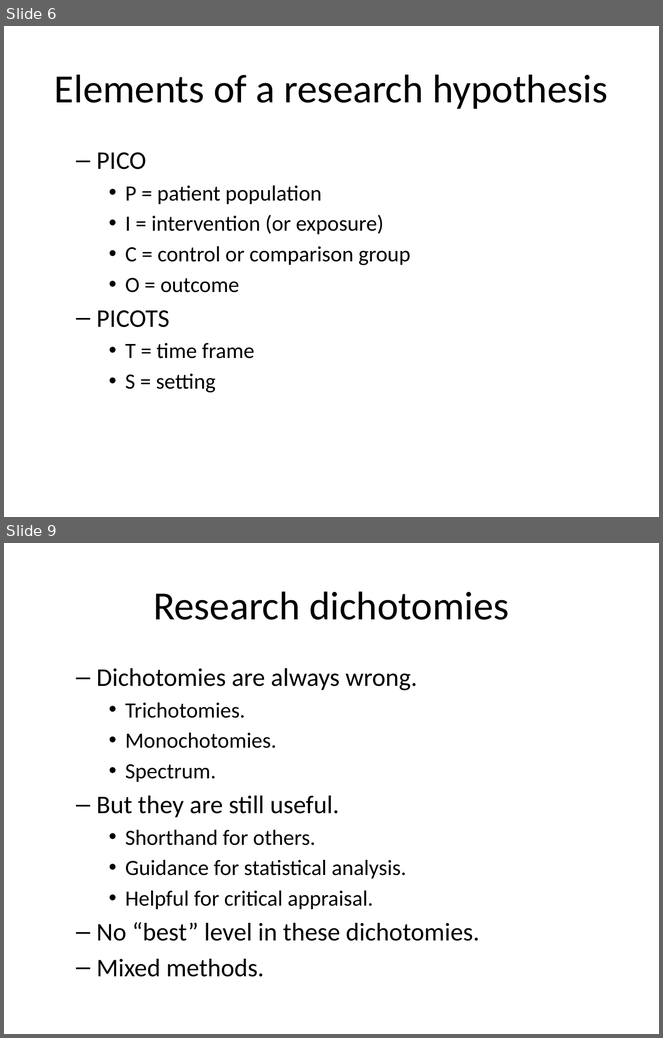
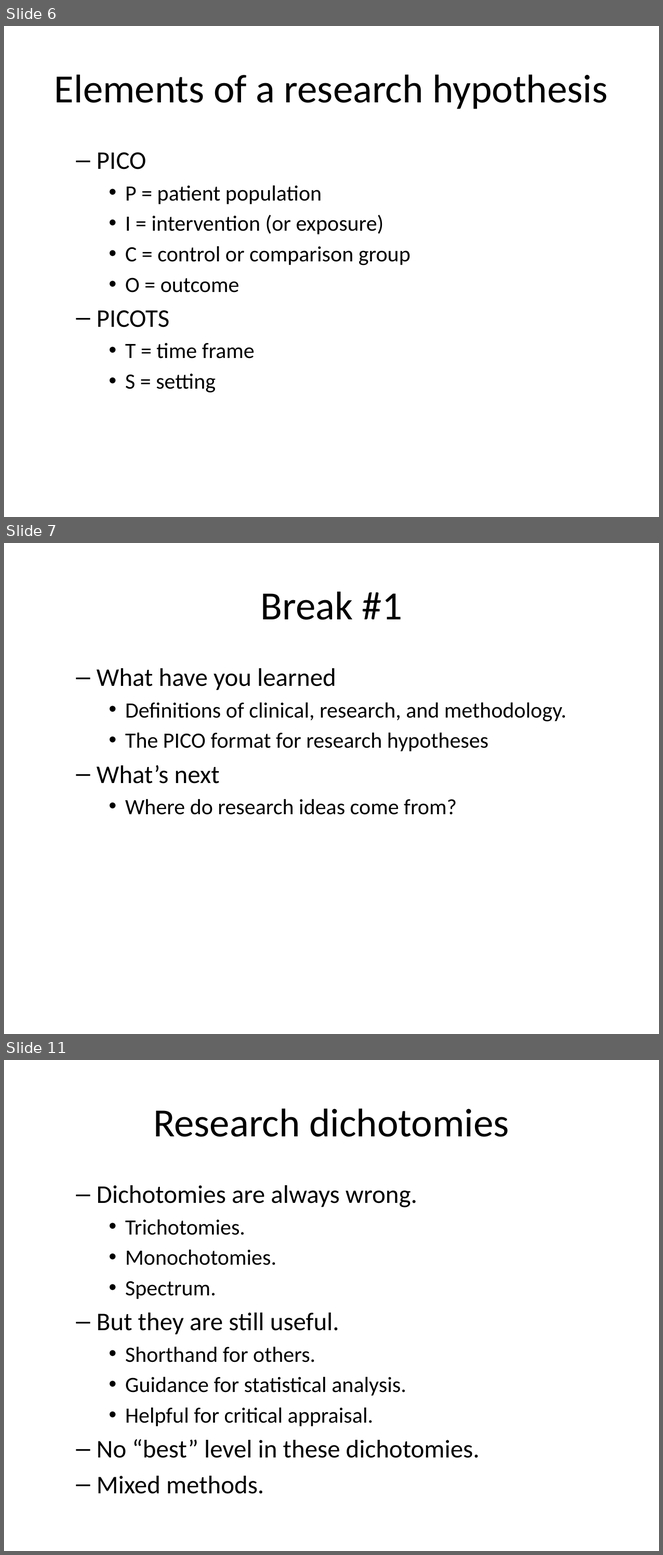
Before and after one commit to pmean/classes, a slide deck: clinical-research-methodology/results/video01-introduction.pptx. Shown one above the other, each under a label of ours: slides 6 and 9 before the commit, slides 6, 7 and 11 after it; the slides between them are not shown. The pictures are 663x1038 and 663x1555 pixels, drawn with LibreOffice and Linux fonts; fonts in the diff are those of the drawing. Boxes give left, top, right and bottom in pixels: in the first picture for what was removed or moved away, otherwise in the second. Text is boxed around its words. In the diff, an @@ line names an element or a change of style, - is before the commit and + after.

```diff
--- a/clinical-research-methodology/results/video01-introduction.pptx
+++ b/clinical-research-methodology/results/video01-introduction.pptx
@@ slide 7 added at [4, 543, 659, 1034], background #FFFFFF @@
@@ title added at [261, 591, 402, 620], 44 pt, text #000000 @@
+Break #1
@@ text added at [97, 668, 567, 815], 24 pt, text #000000 @@
+  – What have you learned
+    • Definitions of clinical, research, and methodology.
+    • The PICO format for research hypotheses
+  – What’s next
+    • Where do research ideas come from?
@@ what was slide 9 is now slide 11 @@
```
Also in this commit, not shown: 4 slides changed, 9 other slides added, 1 other file.
